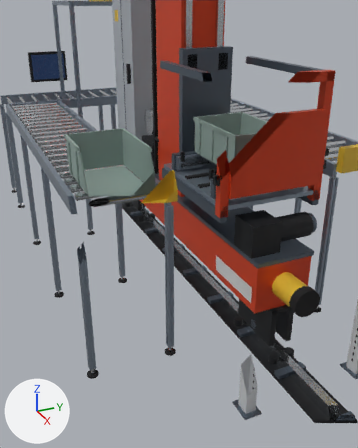
Before and after pictures for a commit that changed the glTF model assets/models/egr-line-v3/asrs_cell.glb.
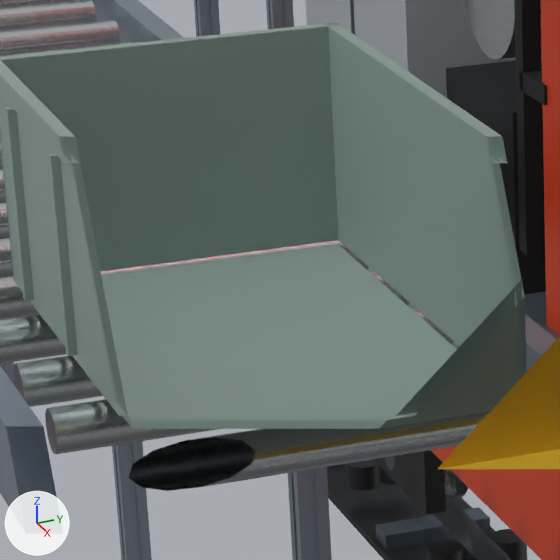
The first picture shows the older version from a 50 mm camera at (-1.209, -1.801, 2.363) aimed at (-3.905, -0.588, 1.015). The close-ups show the older and then the newer version on the part from 19% to 45% of the width and 28% to 49% of the height of that picture. Only the edits that show in the close-ups are written down. Arrows for +X, +Y and +Z are at lower left; the lights stay in place. Everything nearer to the camera than a plane just in front of the edit is cut away. Where no turn or scale is listed for an object, it has been applied to the vertices.

The first close-up shows 'ASRS_Rail_black_paint', 'ASRS_Rail_steel_bright', 'Crane_Base_black_paint', 'Crane_Base_orange_red', 'Crane_Base_sheet_grey', 'Crane_Base_steel_bright', 'IO_Loop_alu_anodised', 'IO_Loop_safety_yellow', 'Infeed_Roller_20_steel_bright', 'Infeed_Roller_21_steel_bright', 'Infeed_Roller_22_steel_bright', 'Tote_600x400_tote_sage.006' and 12 more.
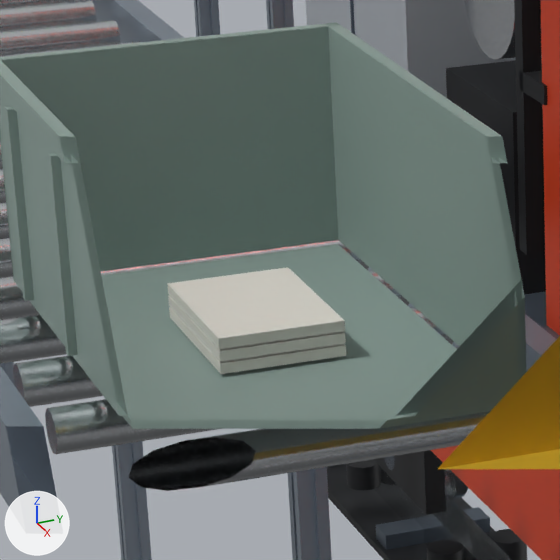
Diff of the bpy script that builds the scene:
```diff
--- a/assets/models/egr-line-v3/asrs_cell.glb.py
+++ b/assets/models/egr-line-v3/asrs_cell.glb.py
@@ mat_ceramic_substrate @@
+mat_ceramic_substrate = principled_material('ceramic_substrate')
+mat_ceramic_substrate.base_color = (0.839, 0.807, 0.73)  # white #ece8de
+mat_ceramic_substrate.roughness = 0.55
@@ me_mesh_126 @@
+me_mesh_126.from_pydata(...)  # a box spanning x -0.1..0.1, y -0.07..0.07, z 0.048..0.06
+me_mesh_126.materials.append(mat_ceramic_substrate)  # white #ece8de
@@ me_mesh_125 @@
+me_mesh_125.from_pydata(...)  # a box spanning x -0.1..0.1, y -0.07..0.07, z 0.034..0.046
+me_mesh_125.materials.append(mat_ceramic_substrate)  # white #ece8de
@@ me_mesh_124 @@
+me_mesh_124.from_pydata(...)  # a box spanning x -0.1..0.1, y -0.07..0.07, z 0.02..0.032
+me_mesh_124.materials.append(mat_ceramic_substrate)  # white #ece8de
@@ ob_loop_b_sub_3_ceramic_substrate @@
+ob_loop_b_sub_3_ceramic_substrate = bpy.data.objects.new('Loop_B_Sub_3_ceramic_substrate', me_mesh_126)
+ob_loop_b_sub_3_ceramic_substrate.location = (-4.2, -0.95, 1.25)
@@ ob_loop_b_sub_2_ceramic_substrate @@
+ob_loop_b_sub_2_ceramic_substrate = bpy.data.objects.new('Loop_B_Sub_2_ceramic_substrate', me_mesh_125)
+ob_loop_b_sub_2_ceramic_substrate.location = (-4.2, -0.95, 1.25)
@@ ob_loop_b_sub_1_ceramic_substrate @@
+ob_loop_b_sub_1_ceramic_substrate = bpy.data.objects.new('Loop_B_Sub_1_ceramic_substrate', me_mesh_124)
+ob_loop_b_sub_1_ceramic_substrate.location = (-4.2, -0.95, 1.25)
```

Location of each change, [x1, y1, x2, y2] in pixels of the close-ups (560 x 560 px):
'Loop_B_Sub_3_ceramic_substrate', added
    after: [167, 267, 345, 349]
'Loop_B_Sub_2_ceramic_substrate', added
    after: [168, 295, 346, 362]
'Loop_B_Sub_1_ceramic_substrate', added
    after: [169, 307, 346, 374]
